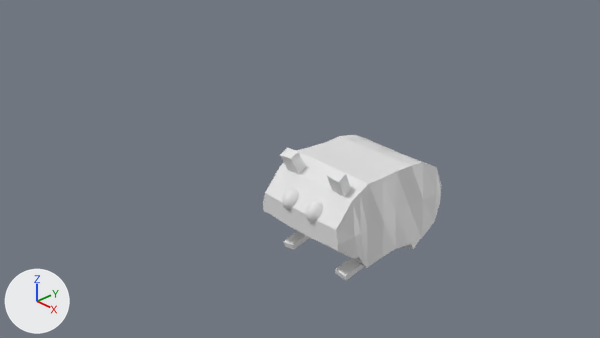
A saved change to the Blender file 仕様書/モデル作成/モルモット/morumotto.blend.
The view is the same before and after, from the file's camera 'Camera'. Arrows for +X, +Y and +Z are at lower left; the lights stay in place.

Objects in the first picture: 'モルモット', '右目', '左目'.
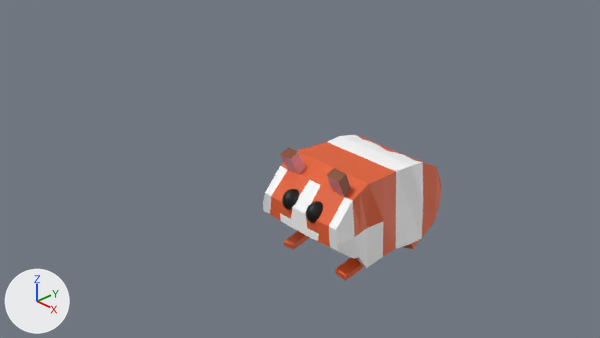
Changed parts and their boxes (x1, y1, x2, y2) in the pictures (600 x 338 px):
```json
{"object": "左目", "change": "recoloured", "before": [306, 201, 323, 223], "after": [306, 201, 323, 223], "on screen": "white to black"}
{"object": "右目", "change": "recoloured", "before": [282, 189, 299, 210], "after": [282, 189, 299, 210], "on screen": "white to black"}
{"part": 1, "of": "me_cube", "change": "recoloured", "before": [270, 142, 396, 281], "after": [270, 142, 396, 281], "on screen": "white to orange"}
{"part": 2, "of": "me_cube", "change": "recoloured", "before": [357, 135, 442, 249], "after": [357, 135, 442, 249]}
{"part": 3, "of": "me_cube", "change": "recoloured", "before": [265, 166, 384, 268], "after": [265, 166, 384, 268]}
{"part": 4, "of": "me_cube", "change": "recoloured", "before": [396, 200, 423, 249], "after": [396, 200, 423, 249]}
{"part": 5, "of": "me_cube", "change": "recoloured", "before": [327, 135, 423, 213], "after": [327, 135, 423, 213]}
{"part": 6, "of": "me_cube", "change": "recoloured", "before": [280, 152, 344, 197], "after": [280, 152, 344, 197], "on screen": "white to pink"}
{"part": 7, "of": "me_cube", "change": "recoloured", "before": [280, 148, 351, 197], "after": [280, 148, 351, 197], "on screen": "white to brown"}
```

Scene script edits in JSON lines:
```json
{"op": "add", "block": "mat_eye_color", "code": ["mat_eye_color = principled_material('eye_color')", "mat_eye_color.base_color = (0.0, 0.0, 0.0)  # black #000000"]}
{"op": "add", "block": "mat_ear_color1", "code": ["mat_ear_color1 = principled_material('ear_color1')", "mat_ear_color1.base_color = (0.823, 0.283, 0.314)  # pink #ea9198"]}
{"op": "add", "block": "mat_body_color1", "code": ["mat_body_color1 = principled_material('body_color1')", "mat_body_color1.base_color = (0.8, 0.118, 0.0287)  # orange #e7602f"]}
{"op": "add", "block": "mat_body_color2", "code": ["mat_body_color2 = principled_material('body_color2')", "mat_body_color2.base_color = (1.0, 1.0, 1.0)  # white #ffffff"]}
{"op": "add", "block": "mat_ear_color2", "code": ["mat_ear_color2 = principled_material('ear_color2')", "mat_ear_color2.base_color = (0.238, 0.0685, 0.0242)  # brown #864a2b"]}
{"block": "me_cube", "where": "me_cube.from_pydata(...)  # 138 vertices, 126 faces; spans x 0.0..0.79, y -1.0..0.86, z -1.18..1.22"}
{"block": "me_cube", "where": "# used by ob_モルモット; location = (0.0, 1.211, -0.925); rotation_euler = (-0.00873, 0.0, 0.0), in degrees (-0.5, 0, 0); scale = (1.0, 1.22, 0.73)"}
{"block": "me_cube", "change": "me_cube part 1: 40 of the faces centred in x 0.05..0.76, y -1.0..-0.12, z -1.01..0.92 switch from mat_material (white #e7e7e7) to mat_body_color1 (orange #e7602f)"}
{"block": "me_cube", "change": "me_cube part 2: 36 of the faces centred in x 0.07..0.75, y 0.37..0.85, z -1.08..0.69 switch from mat_material (white #e7e7e7) to mat_body_color1 (orange #e7602f)"}
{"block": "me_cube", "change": "me_cube part 3: 21 of the faces centred in x 0.06..0.77, y -1.0..-0.38, z -0.83..0.51 switch from mat_material (white #e7e7e7) to mat_body_color2 (white #ffffff)"}
{"block": "me_cube", "change": "me_cube part 4: 10 of the faces centred in x 0.12..0.75, y 0.12..0.38, z -0.84..-0.41 switch from mat_material (white #e7e7e7) to mat_body_color2 (white #ffffff)"}
{"block": "me_cube", "change": "me_cube part 5: 10 of the faces centred in x 0.06..0.71, y 0.12..0.38, z 0.42..0.89 switch from mat_material (white #e7e7e7) to mat_body_color2 (white #ffffff)"}
{"block": "me_cube", "change": "me_cube part 6: all 2 faces centred in x 0.34..0.46, y -0.81..-0.75, z 0.92..0.98 switch from mat_material (white #e7e7e7) to mat_ear_color1 (pink #ea9198)"}
{"block": "me_cube", "change": "me_cube part 7: all 3 faces centred in x 0.45..0.57, y -0.8..-0.69, z 0.96..1.16 switch from mat_material (white #e7e7e7) to mat_ear_color2 (brown #864a2b)"}
{"block": "me_球_001", "where": "me_球_001.from_pydata(...)  # 329 vertices, 313 faces, 2 loose edges; spans x -0.98..1.0, y -1.0..0.83, z -1.25..0.73"}
{"op": "add", "block": "me_球_001", "code": "me_球_001.materials.append(mat_eye_color)  # black #000000"}
{"block": "me_球_002", "where": "me_球_002.from_pydata(...)  # 329 vertices, 313 faces, 2 loose edges; spans x -0.98..1.0, y -1.0..0.83, z -1.25..0.73"}
{"op": "add", "block": "me_球_002", "code": "me_球_002.materials.append(mat_eye_color)  # black #000000"}
```
